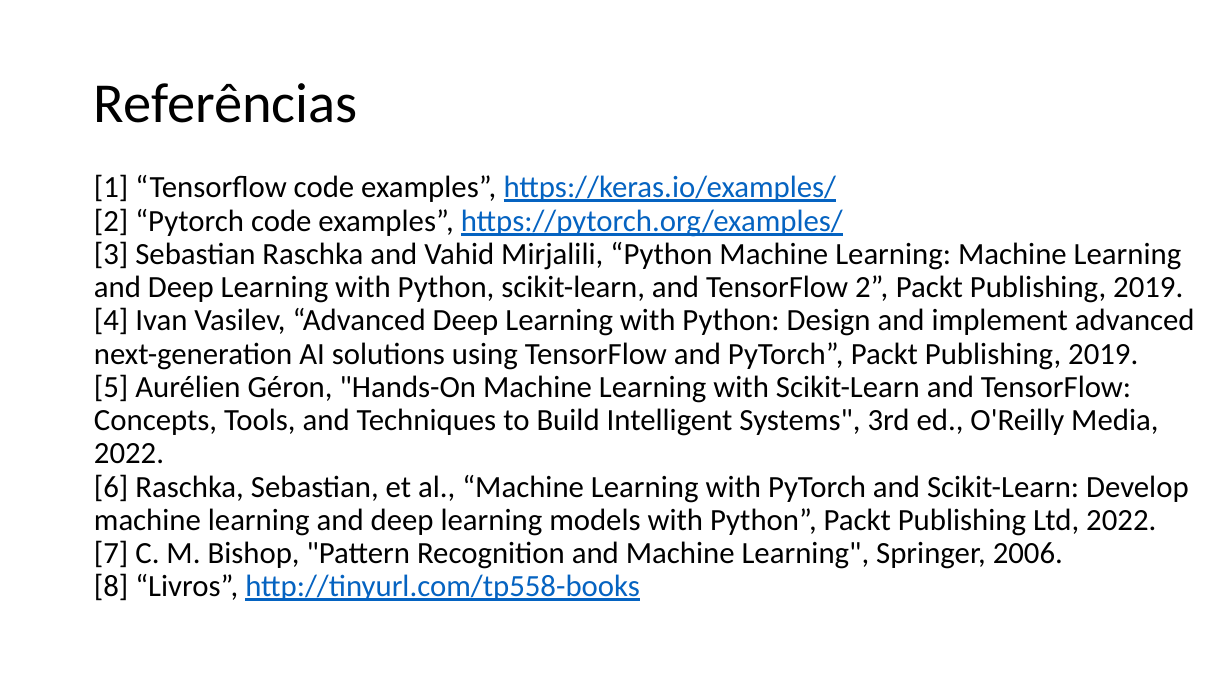
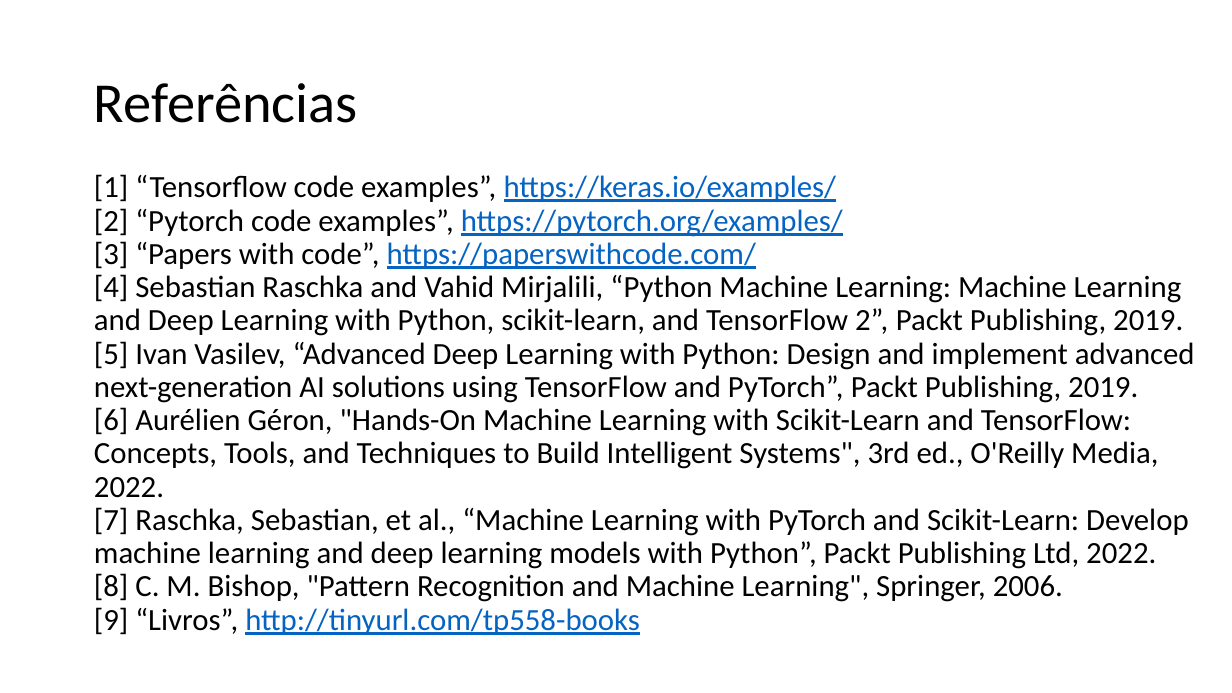
Before and after one commit to zz4fap/tp558-adv-ml, a slide deck: slide 15 of slides/TP558_1_Introdução_ao_curso.pptx (slide 13 before the commit). Drawn at 1232x693 pixels with LibreOffice and Linux fonts; fonts in the diff are those of the drawing. Boxes give left, top, right and bottom in pixels: in the first picture for what was removed or moved away, otherwise in the second. Text is boxed around its words. In the diff, an @@ line names an element or a change of style, - is before the commit and + after.

Commit message:
update of slides

```diff
--- a/slides/TP558_1_Introdução_ao_curso.pptx
+++ b/slides/TP558_1_Introdução_ao_curso.pptx
@@ text at (94,241,1195,635): text changed @@
-[3] Sebastian Raschka and Vahid Mirjalili, “Python Machine Learning: Machine Learning and Deep Learning with Python, scikit-learn, and TensorFlow 2”, Packt Publishing, 2019.
-[4] Ivan Vasilev, “Advanced Deep Learning with Python: Design and implement advanced next-generation AI solutions using TensorFlow and PyTorch”, Packt Publishing, 2019.
-[5] Aurélien Géron, "Hands-On Machine Learning with Scikit-Learn and TensorFlow: Concepts, Tools, and Techniques to Build Intelligent Systems", 3rd ed., O'Reilly Media, 2022.
-[6] Raschka, Sebastian, et al., “Machine Learning with PyTorch and Scikit-Learn: Develop machine learning and deep learning models with Python”, Packt Publishing Ltd, 2022.
-[7] C. M. Bishop, "Pattern Recognition and Machine Learning", Springer, 2006.
-[8] “Livros”, http://tinyurl.com/tp558-books
+[3] “Papers with code”, https://paperswithcode.com/
+[4] Sebastian Raschka and Vahid Mirjalili, “Python Machine Learning: Machine Learning and Deep Learning with Python, scikit-learn, and TensorFlow 2”, Packt Publishing, 2019.
+[5] Ivan Vasilev, “Advanced Deep Learning with Python: Design and implement advanced next-generation AI solutions using TensorFlow and PyTorch”, Packt Publishing, 2019.
+[6] Aurélien Géron, "Hands-On Machine Learning with Scikit-Learn and TensorFlow: Concepts, Tools, and Techniques to Build Intelligent Systems", 3rd ed., O'Reilly Media, 2022.
+[7] Raschka, Sebastian, et al., “Machine Learning with PyTorch and Scikit-Learn: Develop machine learning and deep learning models with Python”, Packt Publishing Ltd, 2022.
+[8] C. M. Bishop, "Pattern Recognition and Machine Learning", Springer, 2006.
+[9] “Livros”, http://tinyurl.com/tp558-books
```
Also in this commit, not shown: 1 other slide changed, 2 slides added, 1 other file.
